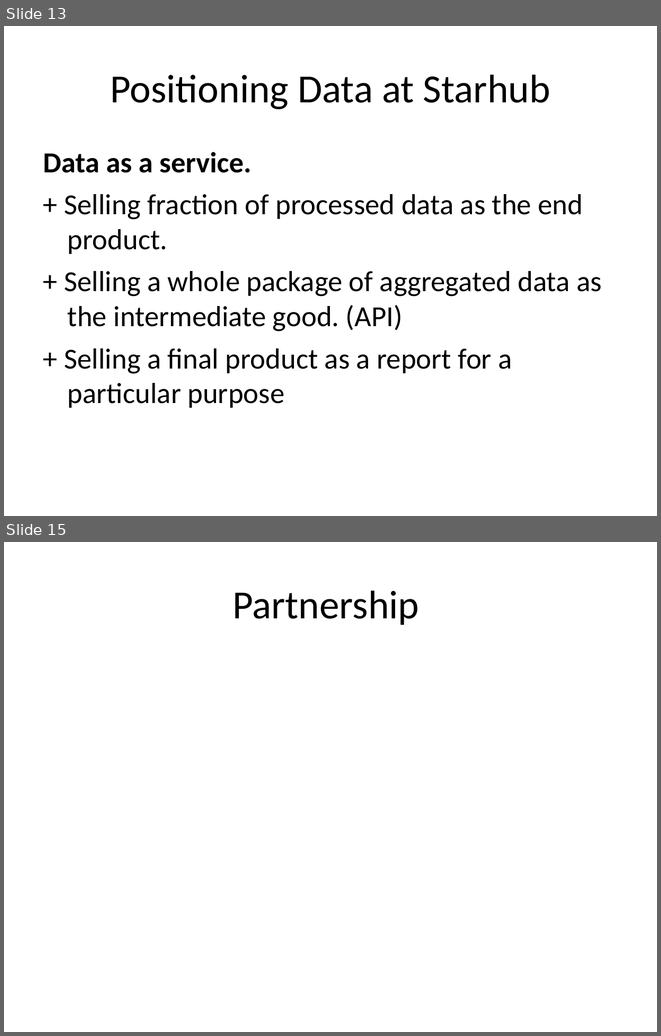
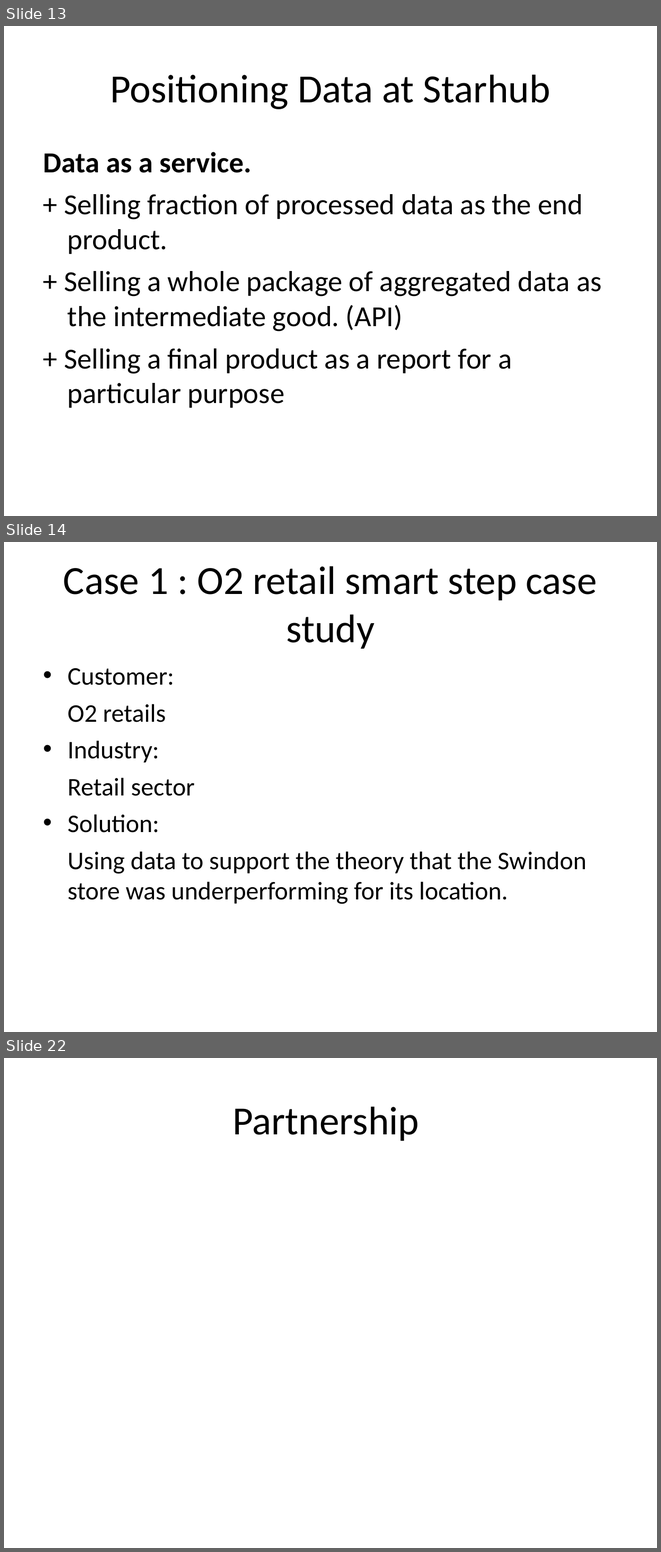
Before and after one commit to NUS-Anonymous/LTA-Data, a slide deck: Business Final Presentation/Presentation1.ppt. Shown one above the other, each under a label of ours: slides 13 and 15 before the commit, slides 13, 14 and 22 after it; the slides between them are not shown. The pictures are 661x1036 and 661x1552 pixels, drawn with LibreOffice and Linux fonts; fonts in the diff are those of the drawing. Boxes give left, top, right and bottom in pixels: in the first picture for what was removed or moved away, otherwise in the second. Text is boxed around its words. In the diff, an @@ line names an element or a change of style, - is before the commit and + after.

```diff
--- a/Business Final Presentation/Presentation1.ppt
+++ b/Business Final Presentation/Presentation1.ppt
@@ slide 14 added at <box>4,542,657,1032</box>, background #FFFFFF @@
@@ title added at <box>63,566,597,649</box>, 44 pt, text #000000 @@
+Case 1 : O2 retail smart step case study
@@ text added at <box>68,668,586,904</box>, 28 pt, text #000000 @@
+• Customer:
+O2 retails
+• Industry:
+Retail sector
+• Solution:
+Using data to support the theory that the Swindon store was underperforming for its location.
@@ what was slide 15 is now slide 22 @@
```
Also in this commit, not shown: 7 other slides added, 1 slide removed.
